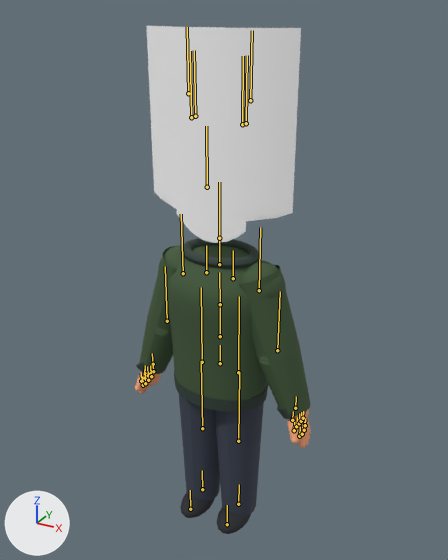
A saved change to the glTF model public/assets/avatar.glb.
One viewpoint serves both versions: a 50 mm lens placed at (1.2, -2.14, 2.35), pointed at (0.04, -0.03, 1.3). The axes (+X, +Y, +Z) are drawn at lower left. The lights are the same throughout. The older version comes first. The bones that bend it are drawn over the model as lines.
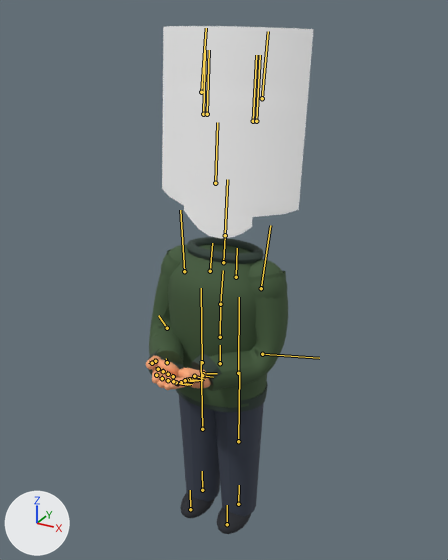
The newer file adds an action. The first version stands in its rest pose; the second is drawn at frame 6 of the action 'ReverseWeighing'.

Where the change shows, as pixel boxes (x1, y1, x2, y2) in the pictures (448 x 560 px):
'Mesh_0', posed
    before: (135, 26, 311, 534)
    after: (146, 26, 314, 534)
bone 'Spine', root to tip
    before: (220, 336) to (220, 304)
    after: (220, 337) to (220, 304)
bone 'Chest', root to tip
    before: (220, 304) to (219, 272)
    after: (220, 304) to (223, 270)
bone 'Neck', root to tip
    before: (219, 264) to (219, 238)
    after: (223, 262) to (225, 235)
bone 'Head', root to tip
    before: (219, 238) to (219, 182)
    after: (225, 235) to (227, 179)
bone 'Shoulder_L', root to tip
    before: (233, 278) to (233, 250)
    after: (236, 277) to (237, 248)
bone 'UpperArm_L', root to tip
    before: (259, 290) to (260, 227)
    after: (261, 288) to (270, 225)
bone 'LowerArm_L', root to tip
    before: (277, 350) to (280, 291)
    after: (262, 354) to (319, 358)
bone 'Hand_L', root to tip
    before: (295, 408) to (296, 396)
    after: (203, 373) to (217, 373)
bone 'Thumb1_L', root to tip
    before: (292, 420) to (293, 411)
    after: (202, 375) to (213, 377)
bone 'Index1_L', root to tip
    before: (296, 426) to (297, 417)
    after: (191, 379) to (202, 380)
bone 'Ring1_L', root to tip
    before: (301, 421) to (301, 412)
    after: (187, 380) to (198, 381)
bone 'Ring2_L', root to tip
    before: (304, 430) to (304, 421)
    after: (176, 383) to (187, 385)
bone 'Pinky1_L', root to tip
    before: (303, 418) to (303, 411)
    after: (185, 380) to (194, 381)
bone 'Shoulder_R', root to tip
    before: (206, 272) to (206, 245)
    after: (210, 271) to (212, 243)
bone 'UpperArm_R', root to tip
    before: (183, 273) to (181, 214)
    after: (184, 271) to (180, 210)
bone 'LowerArm_R', root to tip
    before: (167, 321) to (165, 266)
    after: (167, 328) to (158, 315)
bone 'Hand_R', root to tip
    before: (153, 364) to (152, 353)
    after: (167, 362) to (166, 358)
bone 'Thumb1_R', root to tip
    before: (145, 373) to (145, 365)
    after: (155, 361) to (153, 359)
bone 'Index1_R', root to tip
    before: (145, 378) to (144, 369)
    after: (158, 369) to (157, 366)
bone 'Ring1_R', root to tip
    before: (150, 373) to (150, 365)
    after: (168, 374) to (166, 371)
bone 'Ring2_R', root to tip
    before: (148, 380) to (148, 372)
    after: (168, 380) to (165, 378)
bone 'Pinky1_R', root to tip
    before: (153, 371) to (153, 365)
    after: (173, 376) to (171, 374)

What the commit changed:
Bone 'Spine' (bone_spine) turns from (0, 0, 0) to (-3, 0, 0) degrees about its own x, y and z.
Bone 'Chest' (bone_chest) turns from (0, 0, 0) to (-5, 0, 0) degrees about its own x, y and z.
Bone 'Neck' (bone_neck) turns from (0, 0, 0) to (2, 0, 0) degrees about its own x, y and z.
Bone 'Head' (bone_head) turns from (0, 0, 0) to (1, 0, 0) degrees about its own x, y and z.
Bone 'Shoulder_L' (bone_shoulder_l) turns from (0, 0, 0) to (0, -4, 2) degrees about its own x, y and z.
Bone 'UpperArm_L' (bone_upperarm_l) turns from (0, 0, 0) to (4, -33, -10) degrees about its own x, y and z.
Bone 'LowerArm_L' (bone_lowerarm_l) turns from (0, 0, 0) to (-88, -10, -59) degrees about its own x, y and z.
Bone 'Hand_L' (bone_hand_l) turns from (0, 0, 0) to (-3, -4, 3) degrees about its own x, y and z.
Bone 'Thumb1_L' (bone_thumb1_l) turns from (0, 0, 0) to (3, -15, -10) degrees about its own x, y and z.
Bone 'Index1_L' (bone_index1_l) turns from (0, 0, 0) to (-4, -1, -5) degrees about its own x, y and z.
Bone 'Ring1_L' (bone_ring1_l) turns from (0, 0, 0) to (2, 0, -6) degrees about its own x, y and z.
Bone 'Ring2_L' (bone_ring2_l) turns from (0, 0, 0) to (0, 0, -5) degrees about its own x, y and z.
Bone 'Pinky1_L' (bone_pinky1_l) turns from (0, 0, 0) to (5, 1, -8) degrees about its own x, y and z.
Bone 'Shoulder_R' (bone_shoulder_r) turns from (0, 0, 0) to (0, 4, -2) degrees about its own x, y and z.
Bone 'UpperArm_R' (bone_upperarm_r) turns from (0, 0, 0) to (4, 33, 10) degrees about its own x, y and z.
Bone 'LowerArm_R' (bone_lowerarm_r) turns from (0, 0, 0) to (-88, 10, 59) degrees about its own x, y and z.
Bone 'Hand_R' (bone_hand_r) turns from (0, 0, 0) to (-3, 4, -3) degrees about its own x, y and z.
Bone 'Thumb1_R' (bone_thumb1_r) turns from (0, 0, 0) to (3, 15, 10) degrees about its own x, y and z.
Bone 'Index1_R' (bone_index1_r) turns from (0, 0, 0) to (-4, 1, 5) degrees about its own x, y and z.
Bone 'Ring1_R' (bone_ring1_r) turns from (0, 0, 0) to (2, 0, 6) degrees about its own x, y and z.
Bone 'Ring2_R' (bone_ring2_r) turns from (0, 0, 0) to (0, 0, 5) degrees about its own x, y and z.
Bone 'Pinky1_R' (bone_pinky1_r) turns from (0, 0, 0) to (5, -1, 8) degrees about its own x, y and z.
